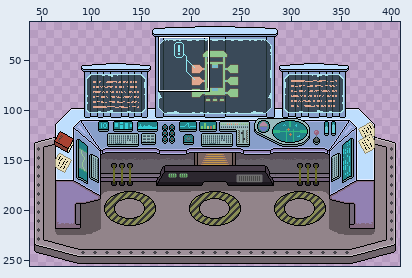
Sprite sheet -- machines/computer/centralControl.png. The picture above shows the old version from afar; the outline marks the close-up.
Close-up. Before the edit:
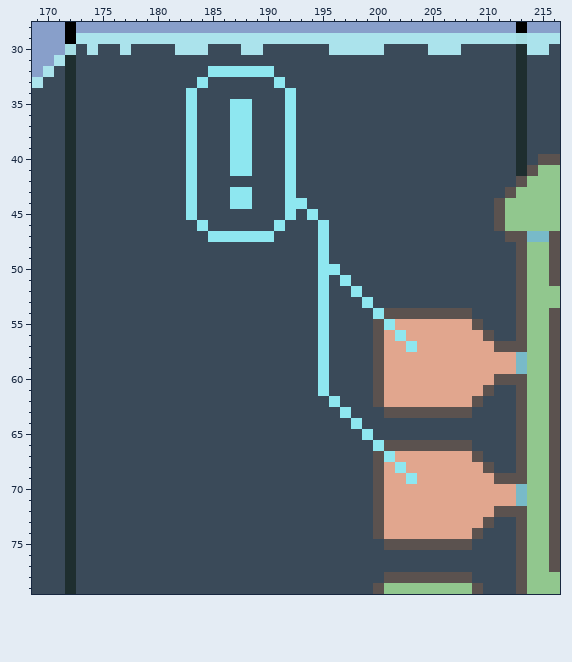
The file is 448x256 pixels. Colours within 5 levels of each other are drawn and written as one. Shown: x 169..216, y 28..79. The wide view leaves out empty margins.
And afterwards:
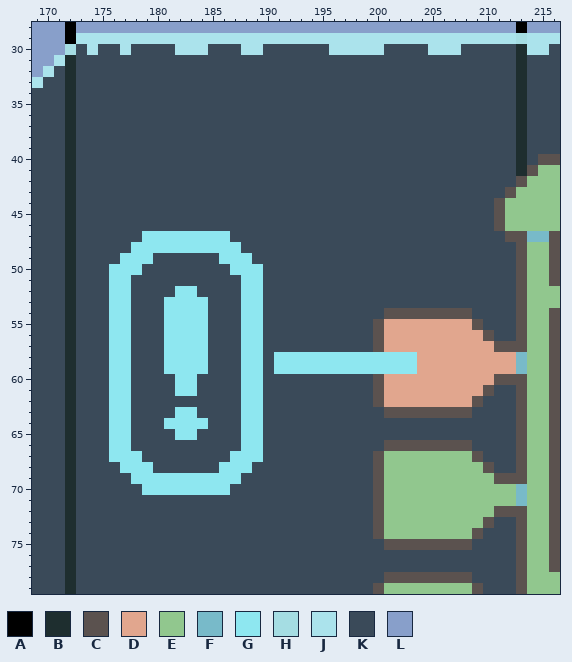
Palette (. is transparent): A #000000  B #1e2e2f  C #5b524f  D #e1a68e  E #91c78e  F #78bac9  G #8ee7f0  H #a5dde3  J #abe3ec  K #3a4a59  L #889fca
Diff:
@@ x 169..216 @@
 31 LLJBKKKKKKKKKKKKKKKKKKKKKKKKKKKKKKKKKKKKKKKKBKKK
-32 LJKBKKKKKKKKKKKKGGGGGGKKKKKKKKKKKKKKKKKKKKKKBKKK
-33 JKKBKKKKKKKKKKKGKKKKKKGKKKKKKKKKKKKKKKKKKKKKBKKK
-34 KKKBKKKKKKKKKKGKKKKKKKKGKKKKKKKKKKKKKKKKKKKKBKKK
-35 KKKBKKKKKKKKKKGKKKGGKKKGKKKKKKKKKKKKKKKKKKKKBKKK
-36 KKKBKKKKKKKKKKGKKKGGKKKGKKKKKKKKKKKKKKKKKKKKBKKK
-37 KKKBKKKKKKKKKKGKKKGGKKKGKKKKKKKKKKKKKKKKKKKKBKKK
-38 KKKBKKKKKKKKKKGKKKGGKKKGKKKKKKKKKKKKKKKKKKKKBKKK
-39 KKKBKKKKKKKKKKGKKKGGKKKGKKKKKKKKKKKKKKKKKKKKBKKK
-40 KKKBKKKKKKKKKKGKKKGGKKKGKKKKKKKKKKKKKKKKKKKKBKCC
-41 KKKBKKKKKKKKKKGKKKGGKKKGKKKKKKKKKKKKKKKKKKKKBCEE
-42 KKKBKKKKKKKKKKGKKKKKKKKGKKKKKKKKKKKKKKKKKKKKCEEE
-43 KKKBKKKKKKKKKKGKKKGGKKKGKKKKKKKKKKKKKKKKKKKCEEEE
-44 KKKBKKKKKKKKKKGKKKGGKKKGGKKKKKKKKKKKKKKKKKCEEEEE
-45 KKKBKKKKKKKKKKGKKKKKKKKGKGKKKKKKKKKKKKKKKKCEEEEE
-46 KKKBKKKKKKKKKKKGKKKKKKGKKKGKKKKKKKKKKKKKKKCEEEEE
-47 KKKBKKKKKKKKKKKKGGGGGGKKKKGKKKKKKKKKKKKKKKKCCFFC
-48 KKKBKKKKKKKKKKKKKKKKKKKKKKGKKKKKKKKKKKKKKKKKCEEC
-49 KKKBKKKKKKKKKKKKKKKKKKKKKKGKKKKKKKKKKKKKKKKKCEEC
-50 KKKBKKKKKKKKKKKKKKKKKKKKKKGGKKKKKKKKKKKKKKKKCEEC
-51 KKKBKKKKKKKKKKKKKKKKKKKKKKGKGKKKKKKKKKKKKKKKCEEC
-52 KKKBKKKKKKKKKKKKKKKKKKKKKKGKKGKKKKKKKKKKKKKKCEEE
-53 KKKBKKKKKKKKKKKKKKKKKKKKKKGKKKGKKKKKKKKKKKKKCEEE
-54 KKKBKKKKKKKKKKKKKKKKKKKKKKGKKKKGCCCCCCCCKKKKCEEC
-55 KKKBKKKKKKKKKKKKKKKKKKKKKKGKKKKCGDDDDDDDCKKKCEEC
-56 KKKBKKKKKKKKKKKKKKKKKKKKKKGKKKKCDGDDDDDDDCKKCEEC
-57 KKKBKKKKKKKKKKKKKKKKKKKKKKGKKKKCDDGDDDDDDDCCCEEC
-58 KKKBKKKKKKKKKKKKKKKKKKKKKKGKKKKCDDDDDDDDDDDDFEEC
-59 KKKBKKKKKKKKKKKKKKKKKKKKKKGKKKKCDDDDDDDDDDDDFEEC
-60 KKKBKKKKKKKKKKKKKKKKKKKKKKGKKKKCDDDDDDDDDDCCCEEC
-61 KKKBKKKKKKKKKKKKKKKKKKKKKKGKKKKCDDDDDDDDDCKKCEEC
-62 KKKBKKKKKKKKKKKKKKKKKKKKKKKGKKKCDDDDDDDDCKKKCEEC
-63 KKKBKKKKKKKKKKKKKKKKKKKKKKKKGKKKCCCCCCCCKKKKCEEC
-64 KKKBKKKKKKKKKKKKKKKKKKKKKKKKKGKKKKKKKKKKKKKKCEEC
-65 KKKBKKKKKKKKKKKKKKKKKKKKKKKKKKGKKKKKKKKKKKKKCEEC
-66 KKKBKKKKKKKKKKKKKKKKKKKKKKKKKKKGCCCCCCCCKKKKCEEC
-67 KKKBKKKKKKKKKKKKKKKKKKKKKKKKKKKCGDDDDDDDCKKKCEEC
-68 KKKBKKKKKKKKKKKKKKKKKKKKKKKKKKKCDGDDDDDDDCKKCEEC
-69 KKKBKKKKKKKKKKKKKKKKKKKKKKKKKKKCDDGDDDDDDDCCCEEC
-70 KKKBKKKKKKKKKKKKKKKKKKKKKKKKKKKCDDDDDDDDDDDDFEEC
-71 KKKBKKKKKKKKKKKKKKKKKKKKKKKKKKKCDDDDDDDDDDDDFEEC
-72 KKKBKKKKKKKKKKKKKKKKKKKKKKKKKKKCDDDDDDDDDDCCCEEC
-73 KKKBKKKKKKKKKKKKKKKKKKKKKKKKKKKCDDDDDDDDDCKKCEEC
-74 KKKBKKKKKKKKKKKKKKKKKKKKKKKKKKKCDDDDDDDDCKKKCEEC
+32 LJKBKKKKKKKKKKKKKKKKKKKKKKKKKKKKKKKKKKKKKKKKBKKK
+33 JKKBKKKKKKKKKKKKKKKKKKKKKKKKKKKKKKKKKKKKKKKKBKKK
+34 KKKBKKKKKKKKKKKKKKKKKKKKKKKKKKKKKKKKKKKKKKKKBKKK
+35 KKKBKKKKKKKKKKKKKKKKKKKKKKKKKKKKKKKKKKKKKKKKBKKK
+36 KKKBKKKKKKKKKKKKKKKKKKKKKKKKKKKKKKKKKKKKKKKKBKKK
+37 KKKBKKKKKKKKKKKKKKKKKKKKKKKKKKKKKKKKKKKKKKKKBKKK
+38 KKKBKKKKKKKKKKKKKKKKKKKKKKKKKKKKKKKKKKKKKKKKBKKK
+39 KKKBKKKKKKKKKKKKKKKKKKKKKKKKKKKKKKKKKKKKKKKKBKKK
+40 KKKBKKKKKKKKKKKKKKKKKKKKKKKKKKKKKKKKKKKKKKKKBKCC
+41 KKKBKKKKKKKKKKKKKKKKKKKKKKKKKKKKKKKKKKKKKKKKBCEE
+42 KKKBKKKKKKKKKKKKKKKKKKKKKKKKKKKKKKKKKKKKKKKKCEEE
+43 KKKBKKKKKKKKKKKKKKKKKKKKKKKKKKKKKKKKKKKKKKKCEEEE
+44 KKKBKKKKKKKKKKKKKKKKKKKKKKKKKKKKKKKKKKKKKKCEEEEE
+45 KKKBKKKKKKKKKKKKKKKKKKKKKKKKKKKKKKKKKKKKKKCEEEEE
+46 KKKBKKKKKKKKKKKKKKKKKKKKKKKKKKKKKKKKKKKKKKCEEEEE
+47 KKKBKKKKKKGGGGGGGGKKKKKKKKKKKKKKKKKKKKKKKKKCCFFC
+48 KKKBKKKKKGGGGGGGGGGKKKKKKKKKKKKKKKKKKKKKKKKKCEEC
+49 KKKBKKKKGGGKKKKKKGGGKKKKKKKKKKKKKKKKKKKKKKKKCEEC
+50 KKKBKKKGGGKKKKKKKKGGGKKKKKKKKKKKKKKKKKKKKKKKCEEC
+51 KKKBKKKGGKKKKKKKKKKGGKKKKKKKKKKKKKKKKKKKKKKKCEEC
+52 KKKBKKKGGKKKKGGKKKKGGKKKKKKKKKKKKKKKKKKKKKKKCEEE
+53 KKKBKKKGGKKKGGGGKKKGGKKKKKKKKKKKKKKKKKKKKKKKCEEE
+54 KKKBKKKGGKKKGGGGKKKGGKKKKKKKKKKKCCCCCCCCKKKKCEEC
+55 KKKBKKKGGKKKGGGGKKKGGKKKKKKKKKKCDDDDDDDDCKKKCEEC
+56 KKKBKKKGGKKKGGGGKKKGGKKKKKKKKKKCDDDDDDDDDCKKCEEC
+57 KKKBKKKGGKKKGGGGKKKGGKKKKKKKKKKCDDDDDDDDDDCCCEEC
+58 KKKBKKKGGKKKGGGGKKKGGKGGGGGGGGGGGGGDDDDDDDDDFEEC
+59 KKKBKKKGGKKKGGGGKKKGGKGGGGGGGGGGGGGDDDDDDDDDFEEC
+60 KKKBKKKGGKKKKGGKKKKGGKKKKKKKKKKCDDDDDDDDDDCCCEEC
+61 KKKBKKKGGKKKKGGKKKKGGKKKKKKKKKKCDDDDDDDDDCKKCEEC
+62 KKKBKKKGGKKKKKKKKKKGGKKKKKKKKKKCDDDDDDDDCKKKCEEC
+63 KKKBKKKGGKKKKGGKKKKGGKKKKKKKKKKKCCCCCCCCKKKKCEEC
+64 KKKBKKKGGKKKGGGGKKKGGKKKKKKKKKKKKKKKKKKKKKKKCEEC
+65 KKKBKKKGGKKKKGGKKKKGGKKKKKKKKKKKKKKKKKKKKKKKCEEC
+66 KKKBKKKGGKKKKKKKKKKGGKKKKKKKKKKKCCCCCCCCKKKKCEEC
+67 KKKBKKKGGGKKKKKKKKGGGKKKKKKKKKKCEEEEEEEECKKKCEEC
+68 KKKBKKKKGGGKKKKKKGGGKKKKKKKKKKKCEEEEEEEEECKKCEEC
+69 KKKBKKKKKGGGGGGGGGGKKKKKKKKKKKKCEEEEEEEEEECCCEEC
+70 KKKBKKKKKKGGGGGGGGKKKKKKKKKKKKKCEEEEEEEEEEEEFEEC
+71 KKKBKKKKKKKKKKKKKKKKKKKKKKKKKKKCEEEEEEEEEEEEFEEC
+72 KKKBKKKKKKKKKKKKKKKKKKKKKKKKKKKCEEEEEEEEEECCCEEC
+73 KKKBKKKKKKKKKKKKKKKKKKKKKKKKKKKCEEEEEEEEECKKCEEC
+74 KKKBKKKKKKKKKKKKKKKKKKKKKKKKKKKCEEEEEEEECKKKCEEC
 75 KKKBKKKKKKKKKKKKKKKKKKKKKKKKKKKKCCCCCCCCKKKKCEEC
